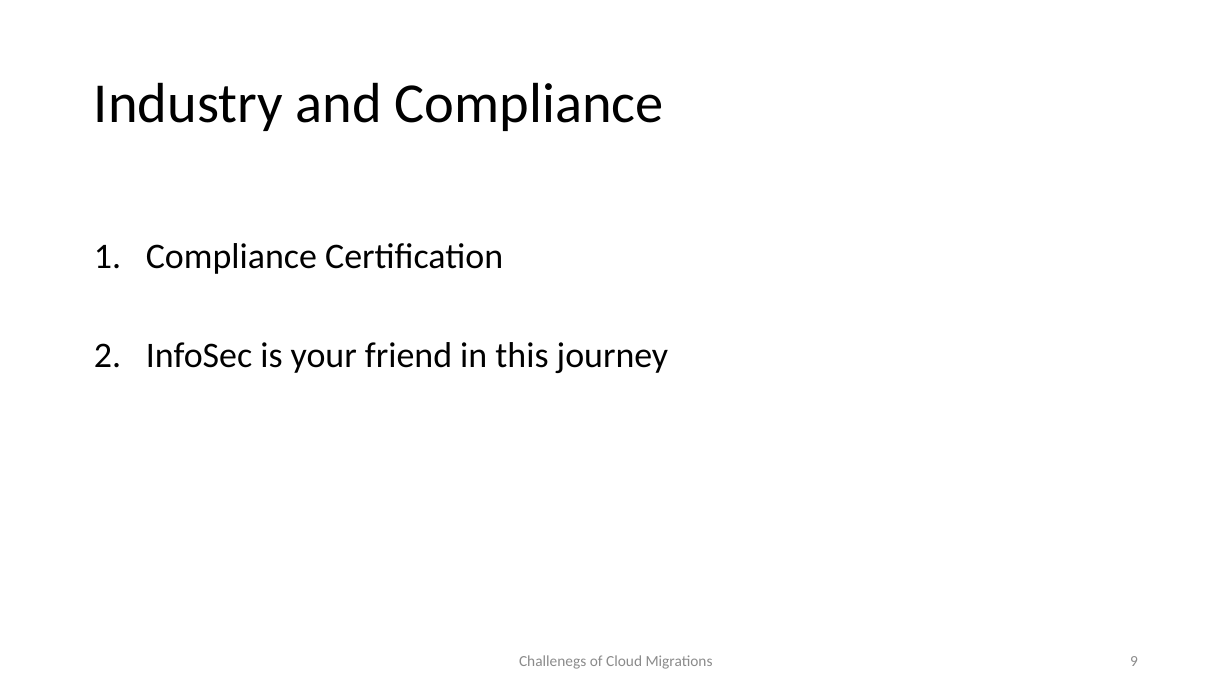
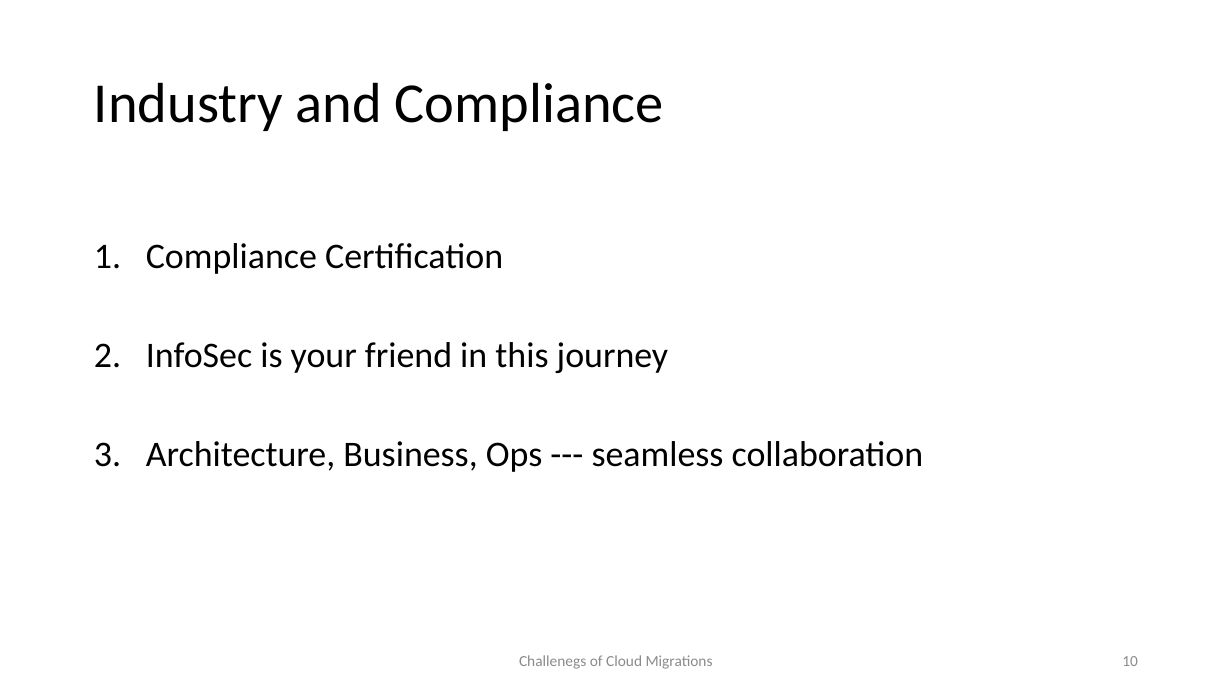
Before and after one commit to wrijugh/techtalks, a slide deck: slide 10 of slides/Challenges-of-Cloud-Migrations-Aug22.pptx (slide 9 before the commit). Drawn at 1232x693 pixels with LibreOffice and Linux fonts; fonts in the diff are those of the drawing. Boxes give left, top, right and bottom in pixels: in the first picture for what was removed or moved away, otherwise in the second. Text is boxed around its words. In the diff, an @@ line names an element or a change of style, - is before the commit and + after.

```diff
--- a/slides/Challenges-of-Cloud-Migrations-Aug22.pptx
+++ b/slides/Challenges-of-Cloud-Migrations-Aug22.pptx
@@ text at (146, 441, 924, 472): paragraph added @@
+3. Architecture, Business, Ops --- seamless collaboration
@@ page number at (1122, 656, 1138, 666): text changed @@
-9
+10
```
Also in this commit, not shown: 8 other slides changed, 2 slides added.
